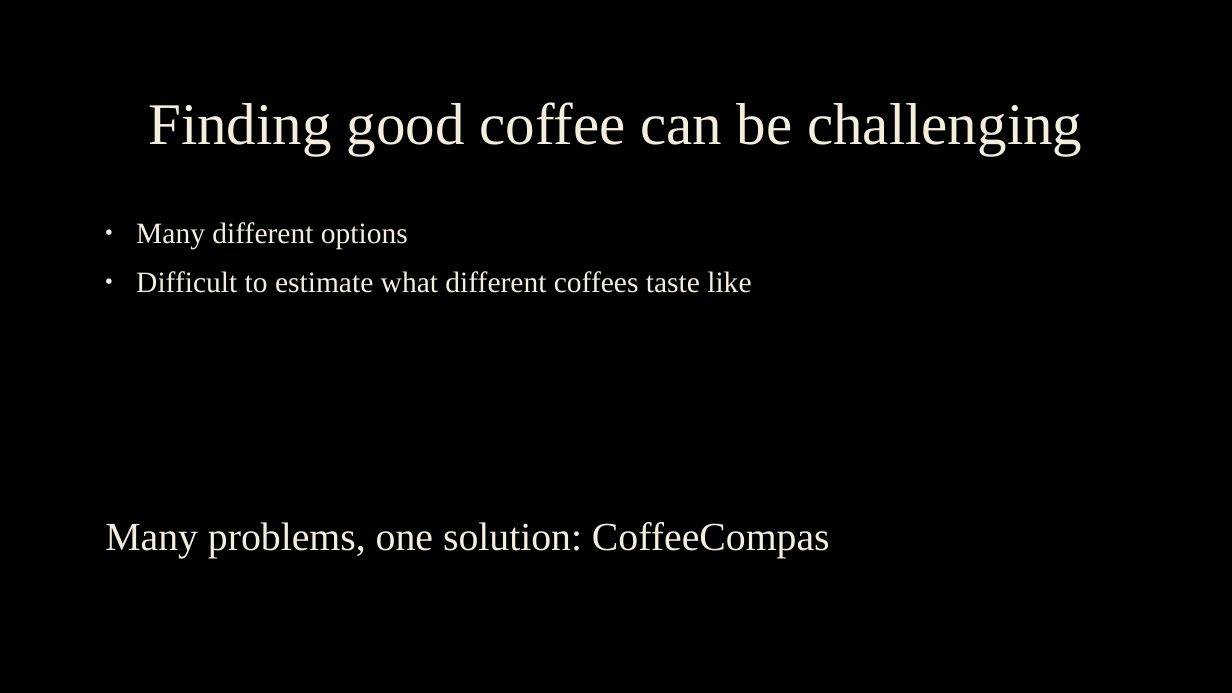
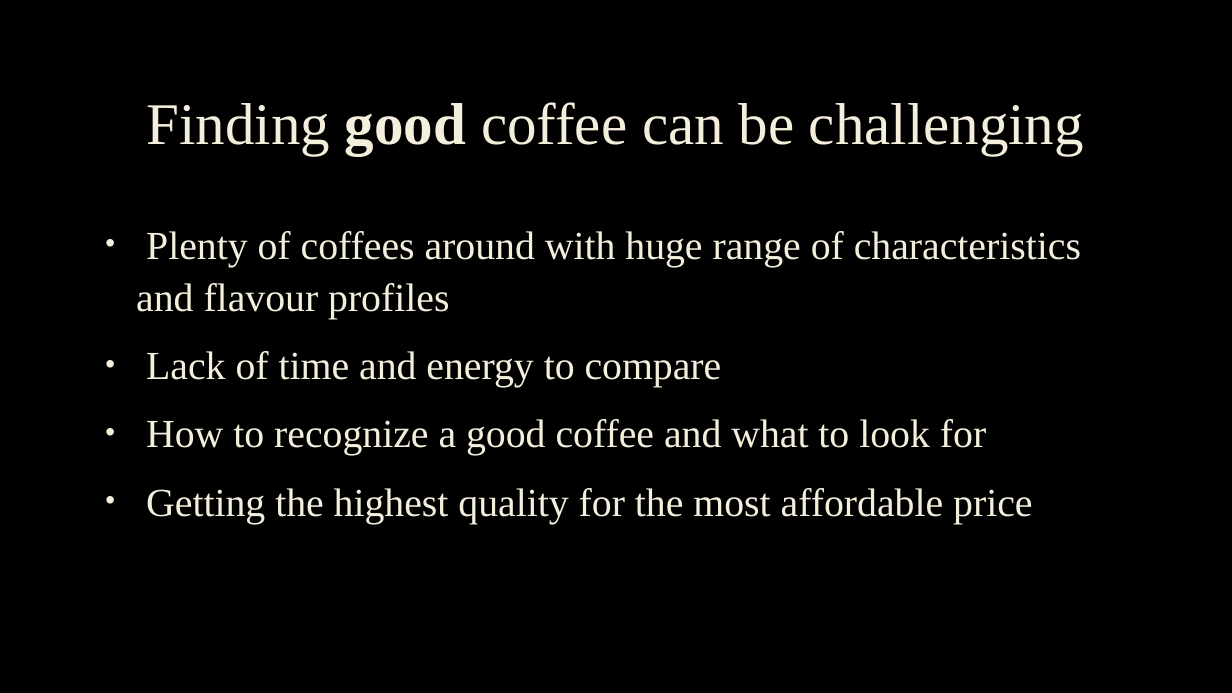
Before and after one commit to DGU94/Final_COFFEE_RECOMMANDER, a slide deck: slide 2 of 4_presentation/presentation_coffee_compass.pptx. Drawn at 1232x693 pixels with LibreOffice and Linux fonts; fonts in the diff are those of the drawing; background and template pictures are left out. Boxes give left, top, right and bottom in pixels: in the first picture for what was removed or moved away, otherwise in the second. Text is boxed around its words. In the diff, an @@ line names an element or a change of style, - is before the commit and + after.

```diff
--- a/4_presentation/presentation_coffee_compass.pptx
+++ b/4_presentation/presentation_coffee_compass.pptx
@@ title "Finding good coffee can be ..." at (147, 102, 1084, 155): bold on in "good" @@
@@ text at (136, 231, 1081, 524): text changed; size 23 to 31 pt @@
-• Many different options
-• Difficult to estimate what different coffees taste like
-Many problems, one solution: CoffeeCompas
+• Plenty of coffees around with huge range of characteristics and flavour profiles
+• Lack of time and energy to compare
+• How to recognize a good coffee and what to look for
+• Getting the highest quality for the most affordable price
```
Also in this commit, not shown: 4 other slides changed, 2 other files.
